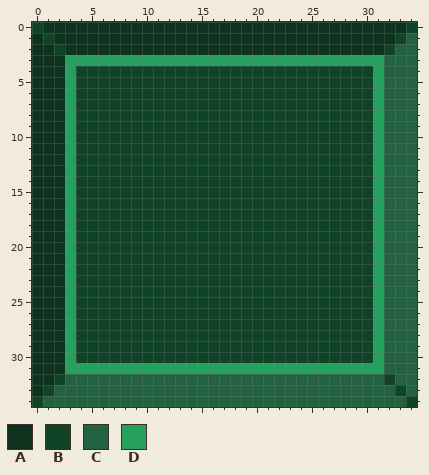
One commit to this pixel-art sprite: moveablewall.png. The picture above was drawn from the file before the commit.
The file is 35x35 pixels.
Palette (. is transparent): A #0d321e  B #104328  C #226240  D #25a05e
The same view after the edit:
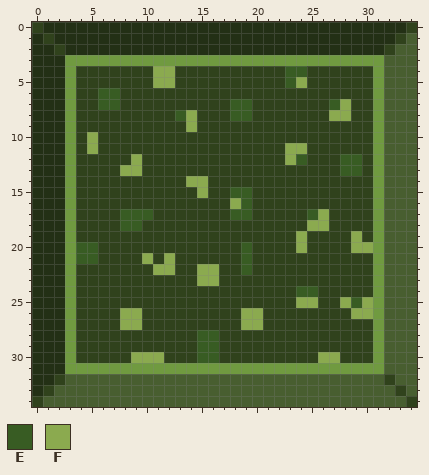
Colours new in this view: E #385c23  F #8baa4f
Changes in this commit:
@@ palette @@
-A #0d321e
+A #233015
-B #104328
+B #30421c
-C #226240
+C #485e30
-D #25a05e
+D #709a40
@@ x 0..34 @@
  3 AAADDDDDDDDDDDDDDDDDDDDDDDDDDDDDCCC
- 4 AAADBBBBBBBBBBBBBBBBBBBBBBBBBBBDCCC
- 5 AAADBBBBBBBBBBBBBBBBBBBBBBBBBBBDCCC
- 6 AAADBBBBBBBBBBBBBBBBBBBBBBBBBBBDCCC
- 7 AAADBBBBBBBBBBBBBBBBBBBBBBBBBBBDCCC
- 8 AAADBBBBBBBBBBBBBBBBBBBBBBBBBBBDCCC
- 9 AAADBBBBBBBBBBBBBBBBBBBBBBBBBBBDCCC
-10 AAADBBBBBBBBBBBBBBBBBBBBBBBBBBBDCCC
-11 AAADBBBBBBBBBBBBBBBBBBBBBBBBBBBDCCC
-12 AAADBBBBBBBBBBBBBBBBBBBBBBBBBBBDCCC
-13 AAADBBBBBBBBBBBBBBBBBBBBBBBBBBBDCCC
-14 AAADBBBBBBBBBBBBBBBBBBBBBBBBBBBDCCC
-15 AAADBBBBBBBBBBBBBBBBBBBBBBBBBBBDCCC
-16 AAADBBBBBBBBBBBBBBBBBBBBBBBBBBBDCCC
-17 AAADBBBBBBBBBBBBBBBBBBBBBBBBBBBDCCC
-18 AAADBBBBBBBBBBBBBBBBBBBBBBBBBBBDCCC
-19 AAADBBBBBBBBBBBBBBBBBBBBBBBBBBBDCCC
-20 AAADBBBBBBBBBBBBBBBBBBBBBBBBBBBDCCC
-21 AAADBBBBBBBBBBBBBBBBBBBBBBBBBBBDCCC
-22 AAADBBBBBBBBBBBBBBBBBBBBBBBBBBBDCCC
-23 AAADBBBBBBBBBBBBBBBBBBBBBBBBBBBDCCC
-24 AAADBBBBBBBBBBBBBBBBBBBBBBBBBBBDCCC
-25 AAADBBBBBBBBBBBBBBBBBBBBBBBBBBBDCCC
-26 AAADBBBBBBBBBBBBBBBBBBBBBBBBBBBDCCC
-27 AAADBBBBBBBBBBBBBBBBBBBBBBBBBBBDCCC
-28 AAADBBBBBBBBBBBBBBBBBBBBBBBBBBBDCCC
-29 AAADBBBBBBBBBBBBBBBBBBBBBBBBBBBDCCC
-30 AAADBBBBBBBBBBBBBBBBBBBBBBBBBBBDCCC
+ 4 AAADBBBBBBBFFBBBBBBBBBBEEBBBBBBDCCC
+ 5 AAADBBBBBBBFFBBBBBBBBBBEFBBBBBBDCCC
+ 6 AAADBBEEBBBBBBBBBBBBBBBBBBBBBBBDCCC
+ 7 AAADBBEEBBBBBBBBBBEEBBBBBBBEFBBDCCC
+ 8 AAADBBBBBBBBBEFBBBEEBBBBBBBFFBBDCCC
+ 9 AAADBBBBBBBBBBFBBBBBBBBBBBBBBBBDCCC
+10 AAADBFBBBBBBBBBBBBBBBBBBBBBBBBBDCCC
+11 AAADBFBBBBBBBBBBBBBBBBBFFBBBBBBDCCC
+12 AAADBBBBBFBBBBBBBBBBBBBFEBBBEEBDCCC
+13 AAADBBBBFFBBBBBBBBBBBBBBBBBBEEBDCCC
+14 AAADBBBBBBBBBBFFBBBBBBBBBBBBBBBDCCC
+15 AAADBBBBBBBBBBBFBBEEBBBBBBBBBBBDCCC
+16 AAADBBBBBBBBBBBBBBFEBBBBBBBBBBBDCCC
+17 AAADBBBBEEEBBBBBBBEEBBBBBEFBBBBDCCC
+18 AAADBBBBEEBBBBBBBBBBBBBBBFFBBBBDCCC
+19 AAADBBBBBBBBBBBBBBBBBBBBFBBBBFBDCCC
+20 AAADEEBBBBBBBBBBBBBEBBBBFBBBBFFDCCC
+21 AAADEEBBBBFBFBBBBBBEBBBBBBBBBBBDCCC
+22 AAADBBBBBBBFFBBFFBBEBBBBBBBBBBBDCCC
+23 AAADBBBBBBBBBBBFFBBBBBBBBBBBBBBDCCC
+24 AAADBBBBBBBBBBBBBBBBBBBBEEBBBBBDCCC
+25 AAADBBBBBBBBBBBBBBBBBBBBFFBBFEFDCCC
+26 AAADBBBBFFBBBBBBBBBFFBBBBBBBBFFDCCC
+27 AAADBBBBFFBBBBBBBBBFFBBBBBBBBBBDCCC
+28 AAADBBBBBBBBBBBEEBBBBBBBBBBBBBBDCCC
+29 AAADBBBBBBBBBBBEEBBBBBBBBBBBBBBDCCC
+30 AAADBBBBBFFFBBBEEBBBBBBBBBFFBBBDCCC
 31 AAADDDDDDDDDDDDDDDDDDDDDDDDDDDDDCCC
